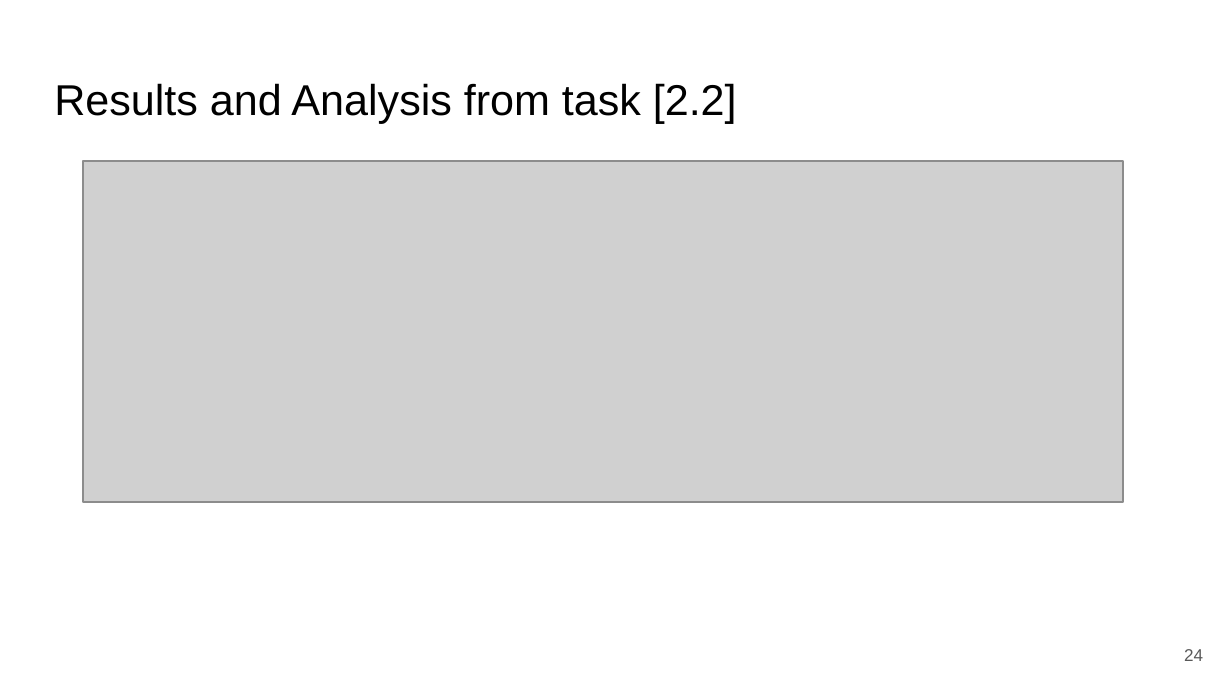
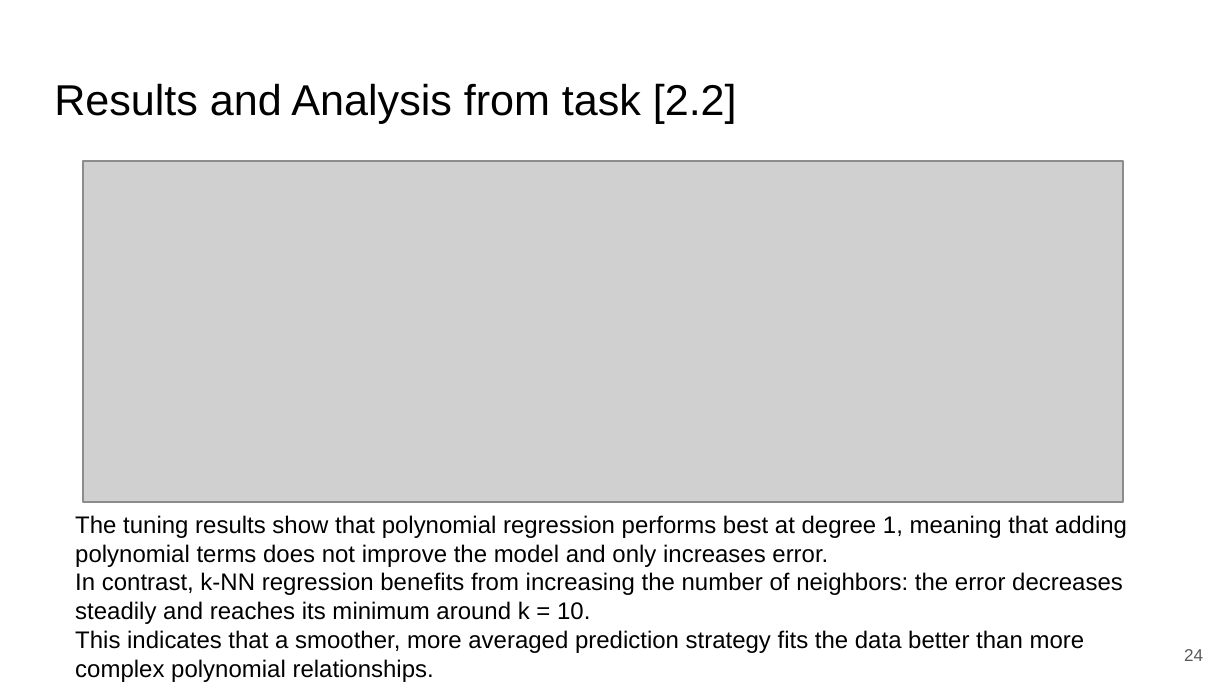
Before and after one commit to zepedrocosta/AA-Projeto2, a slide deck: slide 24 of Slides.pptx. Drawn at 1232x693 pixels with LibreOffice and Linux fonts; fonts in the diff are those of the drawing; grey boxes stand for pictures. Boxes give left, top, right and bottom in pixels: in the first picture for what was removed or moved away, otherwise in the second. Text is boxed around its words. In the diff, an @@ line names an element or a change of style, - is before the commit and + after.

Commit message:
done til task 2

```diff
--- a/Slides.pptx
+++ b/Slides.pptx
@@ text added at [75, 515, 1127, 682], 14 pt, text #000000 @@
+The tuning results show that polynomial regression performs best at degree 1, meaning that adding polynomial terms does not improve the model and only increases error.
+In contrast, k-NN regression benefits from increasing the number of neighbors: the error decreases steadily and reaches its minimum around k = 10.
+This indicates that a smoother, more averaged prediction strategy fits the data better than more complex polynomial relationships.
```
Also in this commit, not shown: 2 other slides changed, 2 slides removed.
